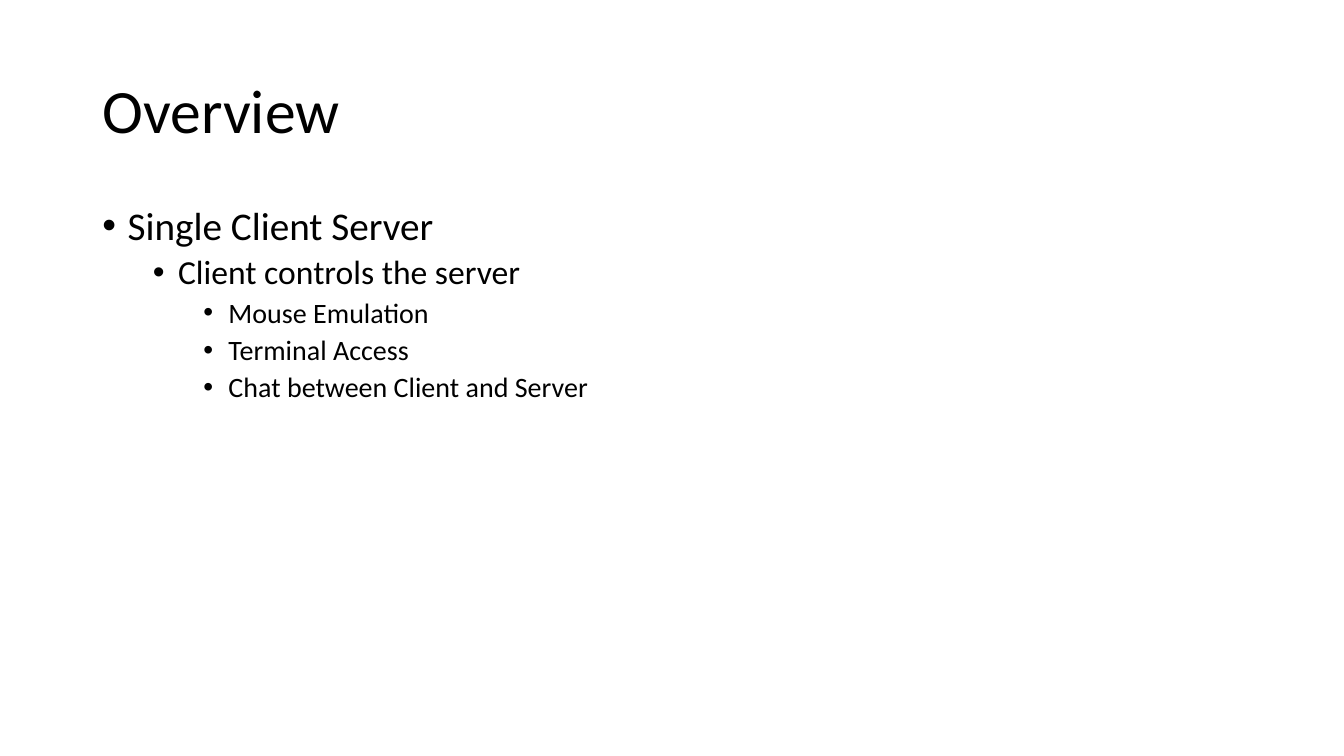
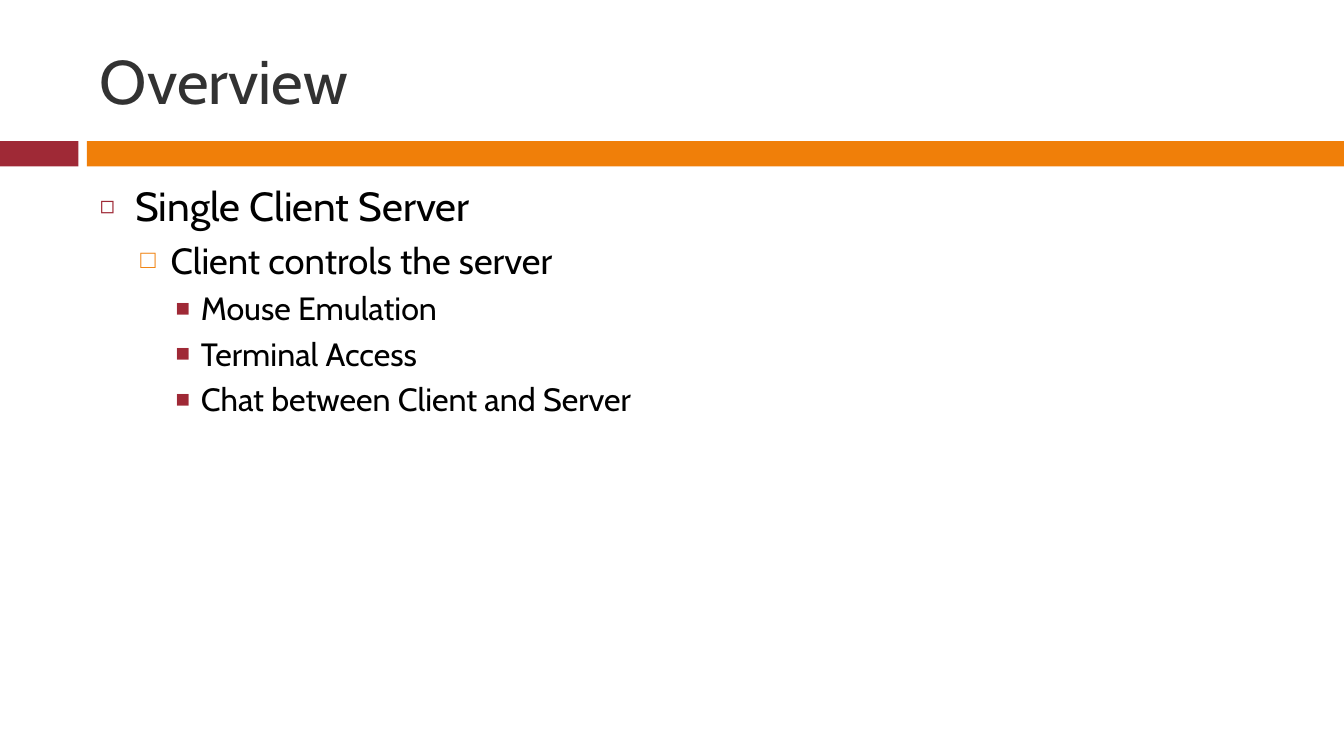
Before and after one commit to rferrance/DataBridge, a slide deck: slide 2 of DataBridgePresentation.pptx. Drawn at 1344x756 pixels with LibreOffice and Linux fonts; fonts in the diff are those of the drawing. Boxes give left, top, right and bottom in pixels: in the first picture for what was removed or moved away, otherwise in the second. Text is boxed around its words. In the diff, an @@ line names an element or a change of style, - is before the commit and + after.

```diff
--- a/DataBridgePresentation.pptx
+++ b/DataBridgePresentation.pptx
@@ title "Overview" moved from (x1=102, y1=90, x2=339, y2=134) to (x1=100, y1=60, x2=348, y2=105) @@
@@ title "Overview" at (x1=100, y1=60, x2=348, y2=105): font Calibri to Cabin, text colour #000000 to #323232; line spacing 0.9 to 1 @@
@@ rectangle added at (x1=0, y1=141, x2=79, y2=166), fill #9F2936 @@
@@ rectangle added at (x1=87, y1=141, x2=1344, y2=166), fill #F07F09 @@
@@ text "Single Client Server" moved from (x1=128, y1=212, x2=588, y2=398) to (x1=135, y1=190, x2=631, y2=412) @@
@@ text "Single Client Server" at (x1=135, y1=190, x2=631, y2=412): size 28 to 29 pt in "Single Client Server"; font Calibri to Cabin; size 24 to 26 pt in "Client controls the server"; size 20 to 23 pt in "Mouse Emulation", "Terminal Access", "Chat between Client and Server"; bullet • to ◻; line spacing 0.9 to 1; less space between paragraphs; bullet • to □; bullet • to ■ @@
```
Also in this commit, not shown: 9 other slides changed.
